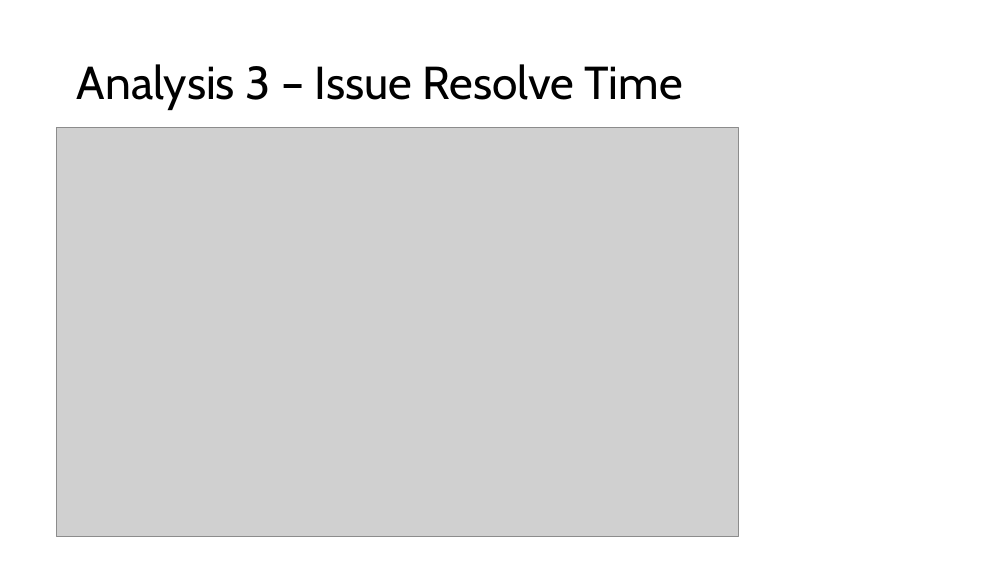
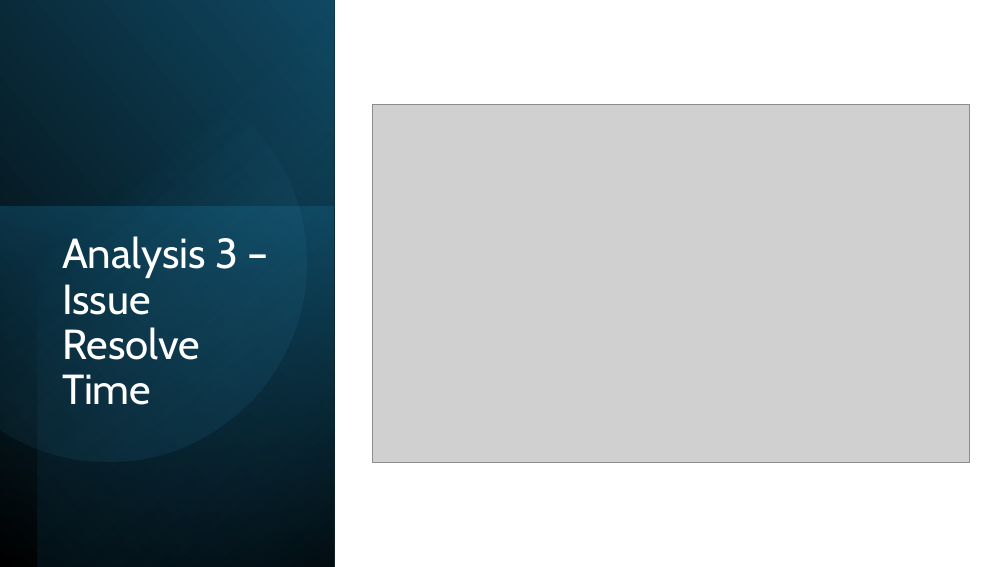
Before and after one commit to timsweeney7/enpm611-project-app, a slide deck: slide 15 of presentation/Presentation1.pptx (slide 10 before the commit). Drawn at 1008x567 pixels with LibreOffice and Linux fonts; fonts in the diff are those of the drawing; grey boxes stand for pictures. Boxes give left, top, right and bottom in pixels: in the first picture for what was removed or moved away, otherwise in the second. Text is boxed around its words. In the diff, an @@ line names an element or a change of style, - is before the commit and + after.

```diff
--- a/presentation/Presentation1.pptx
+++ b/presentation/Presentation1.pptx
@@ rectangle added at (x1=0, y1=0, x2=334, y2=567), fill gradient #000000 to #104862 @@
@@ rectangle added at (x1=38, y1=0, x2=334, y2=567), fill gradient #000000 to #156082 @@
@@ freeform shape added at (x1=0, y1=39, x2=342, y2=497), fill gradient #46B1E1 to #104862 @@
@@ picture resized from (x1=56, y1=128, x2=738, y2=537) to (x1=372, y1=104, x2=969, y2=463) @@
@@ rectangle added at (x1=0, y1=207, x2=334, y2=567), fill gradient #156082 to #0B3041 @@
@@ title "Analysis 3 – Issue Resolve ..." moved from (x1=77, y1=64, x2=683, y2=110) to (x1=62, y1=236, x2=238, y2=405) @@
@@ title "Analysis 3 – Issue Resolve ..." at (x1=62, y1=236, x2=238, y2=405): size 44 to 40 pt, text colour #000000 to #FFFFFF; vertical alignment middle to top @@
```
Also in this commit, not shown: 9 other slides changed, 6 slides added, 1 slide removed.
